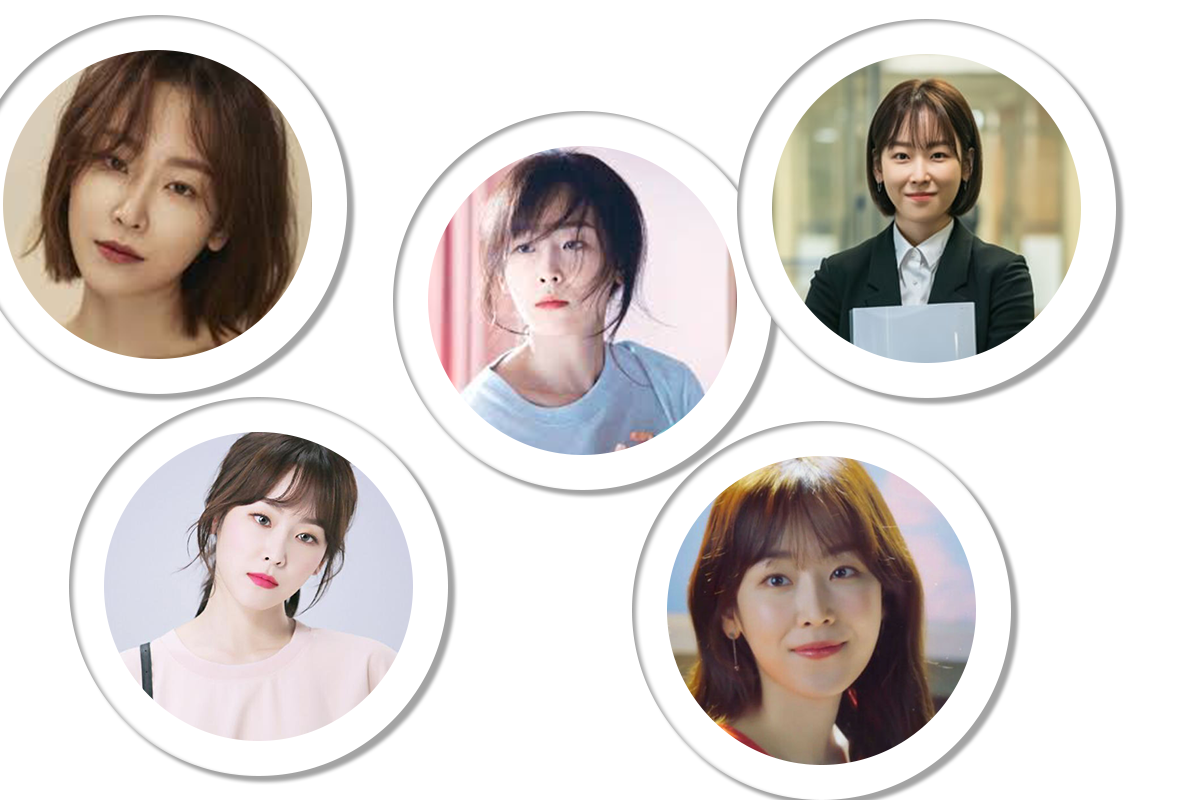
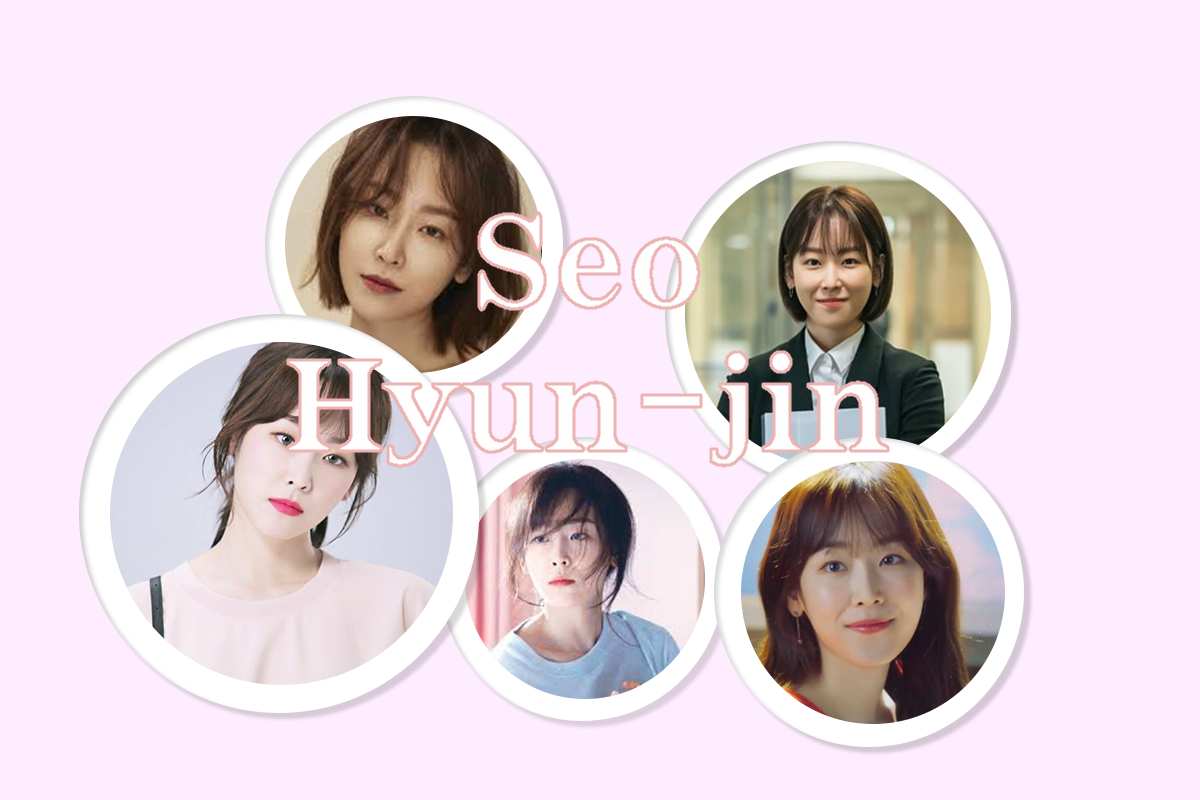
Comparing the layer stacks of the two 1200 × 800 images. Changes:
added layer "Seo Hyun-jin" above "Group 1 copy 5" over [287, 213, 888, 466]
painted on "사진4" over [13, 334, 551, 747]
painted on "Ellipse 2" (1st of 5, in "Group 1 copy 5") over [104, 342, 453, 741]
painted on "Ellipse 1" (1st of 5, in "Group 1 copy 5") over [69, 314, 479, 776]
painted on "사진5" over [656, 439, 1066, 800]
painted on "Ellipse 2" (2nd of 5, in "Group 1 copy 4") over [667, 456, 1005, 765]
painted on "Ellipse 1" (2nd of 5, in "Group 1 copy 4") over [632, 421, 1024, 800]
painted on "사진3" over [515, 32, 1183, 525]
painted on "Ellipse 2" (3rd of 5, in "Group 1 copy 2") over [685, 54, 1081, 468]
painted on "Ellipse 1" (3rd of 5, in "Group 1 copy 2") over [665, 19, 1116, 487]
painted on "사진2" over [417, 135, 748, 708]
painted on "Ellipse 2" (4th of 5, in "Group 1 copy") over [428, 146, 737, 699]
painted on "Ellipse 1" (4th of 5, in "Group 1 copy") over [393, 111, 772, 721]
painted on "사진1" over [0, 4, 541, 417]
painted on "Ellipse 2" (5th of 5, in "Group 1") over [3, 50, 542, 373]
painted on "Ellipse 1" (5th of 5, in "Group 1") over [0, 15, 563, 394]
painted on "Background" over [0, 0, 1200, 800]
